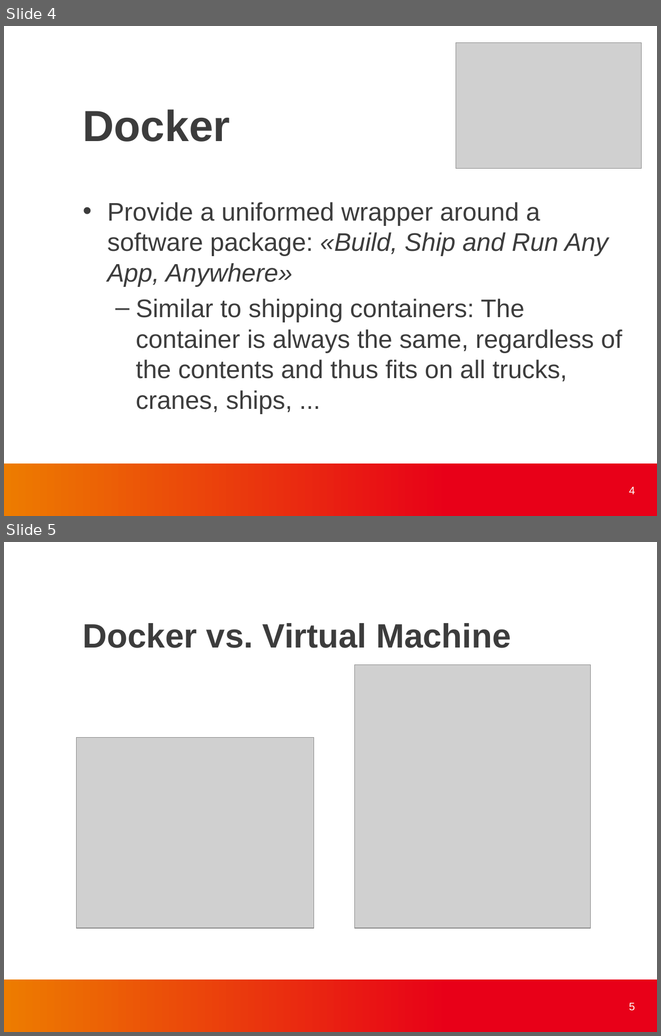
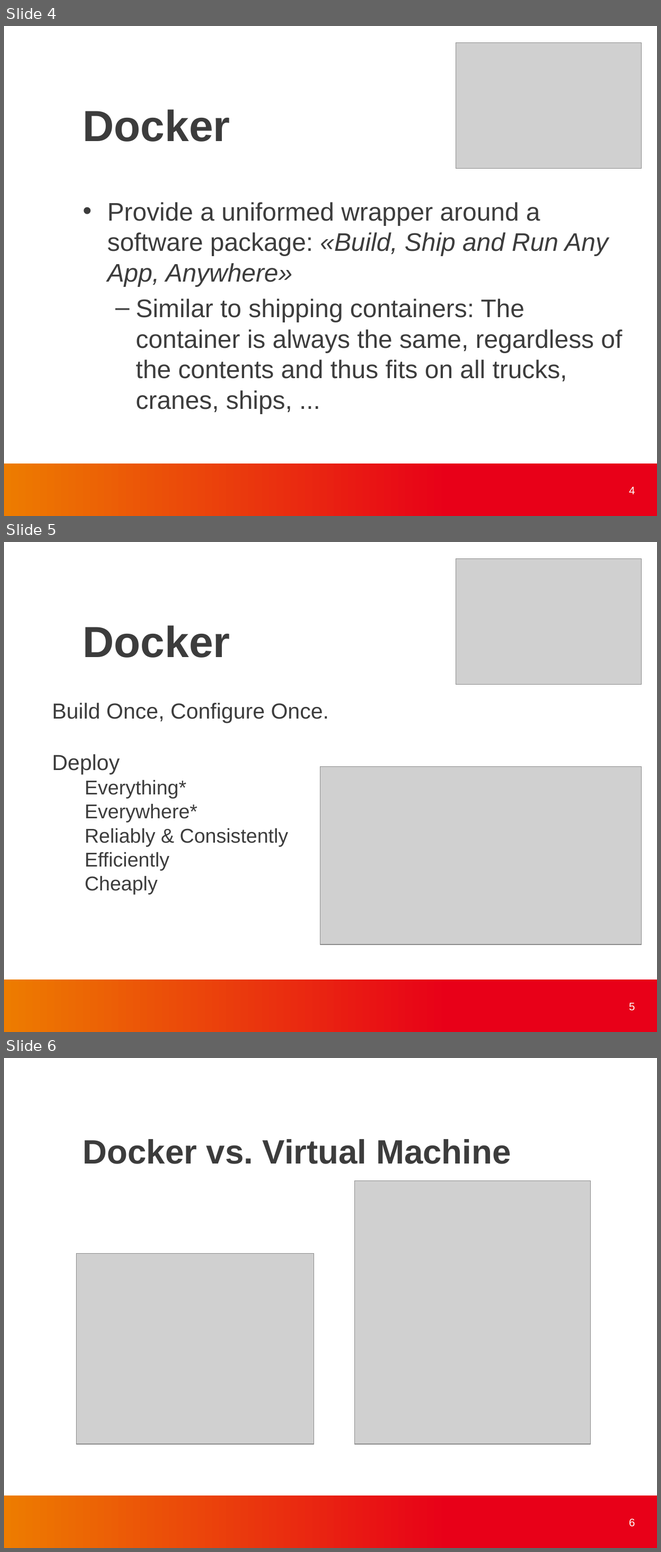
Before and after one commit to finneon/docker, a slide deck: docker_present.pptx. Shown one above the other, each under a label of ours: slides 4 and 5 before the commit, slides 4, 5 and 6 after it. The pictures are 661x1036 and 661x1552 pixels, drawn with LibreOffice and Linux fonts; fonts in the diff are those of the drawing; grey boxes stand for pictures; background and template pictures are left out. Boxes give left, top, right and bottom in pixels: in the first picture for what was removed or moved away, otherwise in the second. Text is boxed around its words. In the diff, an @@ line names an element or a change of style, - is before the commit and + after.

Commit message:
Update docker_present slide
- Add docker layers
- VM vs docker
- docker volumes

```diff
--- a/docker_present.pptx
+++ b/docker_present.pptx
@@ slide 5 added at box(4, 542, 657, 1032), background #FFFFFF; not listed: 1 template element that a slide beside it also shows @@
@@ picture added at box(456, 559, 641, 685) @@
@@ text added at box(83, 625, 230, 658), 48 pt, text #3C3C3C, bold @@
+Docker
@@ text added at box(52, 703, 329, 723), 24 pt, text #3C3C3C @@
+Build Once, Configure Once.
@@ text added at box(52, 754, 289, 894), 22 pt, text #3C3C3C @@
+Deploy
+  Everything*
+  Everywhere*
+  Reliably & Consistently
+  Efficiently
+  Cheaply
@@ picture added at box(320, 767, 641, 944) @@
@@ page number added at box(629, 1003, 635, 1011), 12 pt, text #FFFFFF @@
+5
@@ what was slide 5 is now slide 6 @@
@@ page number at box(629, 1518, 635, 1527): text changed @@
-5
+6
```
Also in this commit, not shown: 5 slides changed, 6 other slides added.
